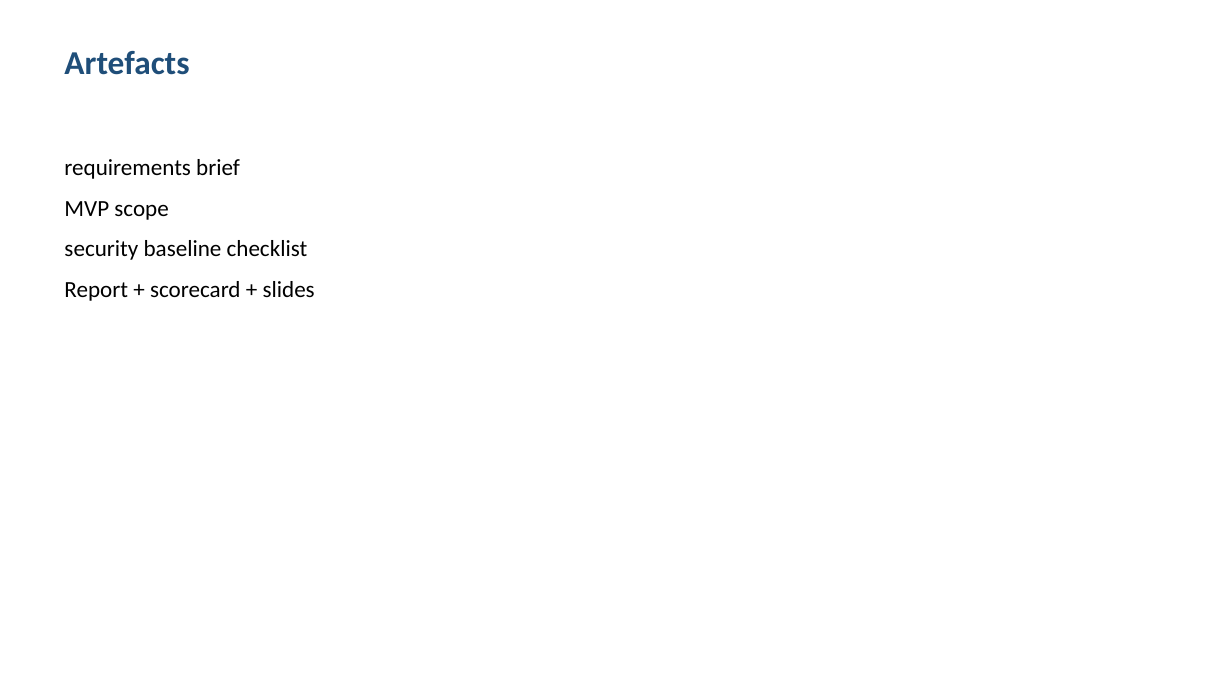
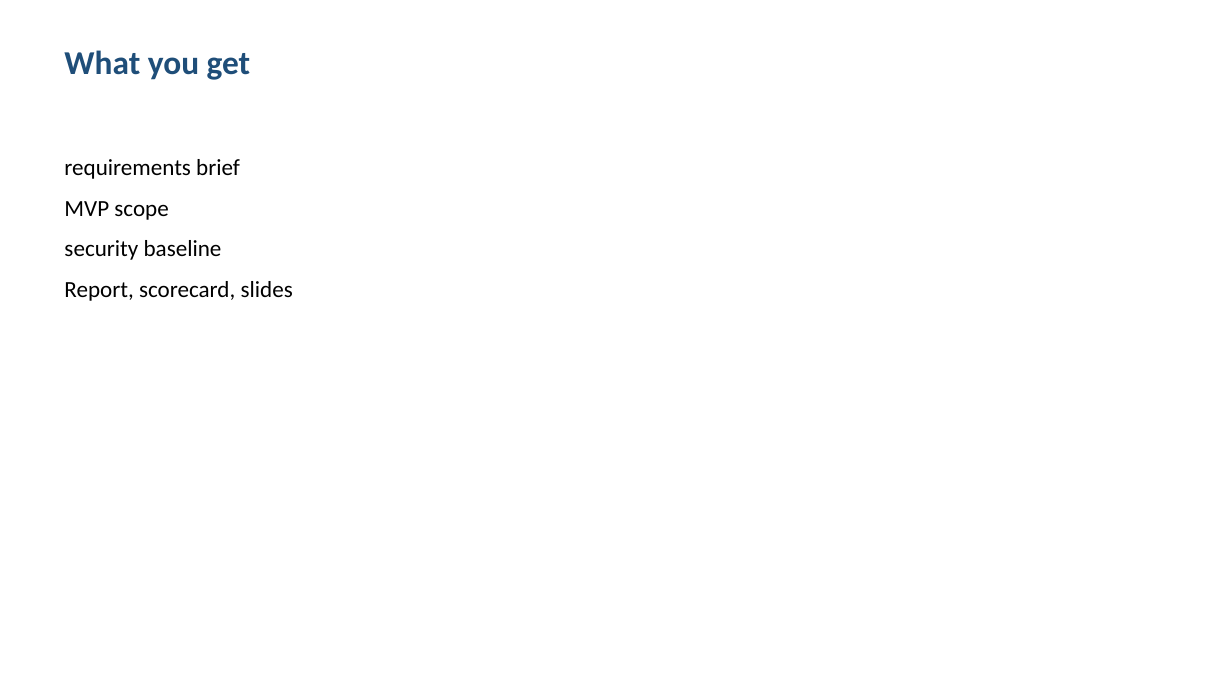
Before and after one commit to shohrabniaz/education-agent-crm-and-follow-up-workflow, a slide deck: slide 3 of Final_Submission/02_Presentation.pptx. Drawn at 1232x693 pixels with LibreOffice and Linux fonts; fonts in the diff are those of the drawing. Boxes give left, top, right and bottom in pixels: in the first picture for what was removed or moved away, otherwise in the second. Text is boxed around its words. In the diff, an @@ line names an element or a change of style, - is before the commit and + after.

```diff
--- a/Final_Submission/02_Presentation.pptx
+++ b/Final_Submission/02_Presentation.pptx
@@ text at [64,50,251,80]: text changed @@
-Artefacts
+What you get
@@ text at [64,240,293,301]: text changed @@
-security baseline checklist
-Report + scorecard + slides
+security baseline
+Report, scorecard, slides
```
Also in this commit, not shown: 2 other slides changed, 1 slide added, 1 slide removed, 12 other files.
